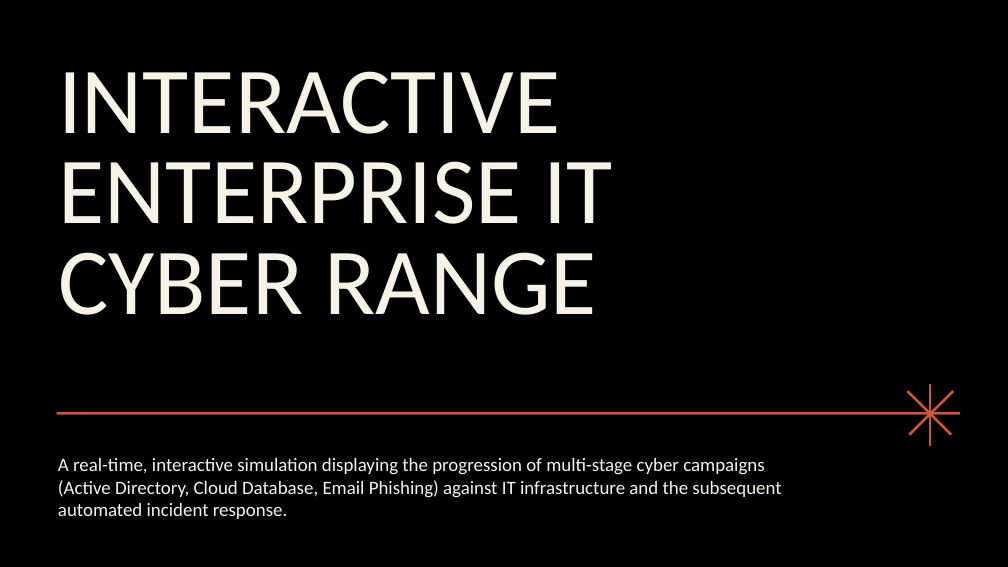
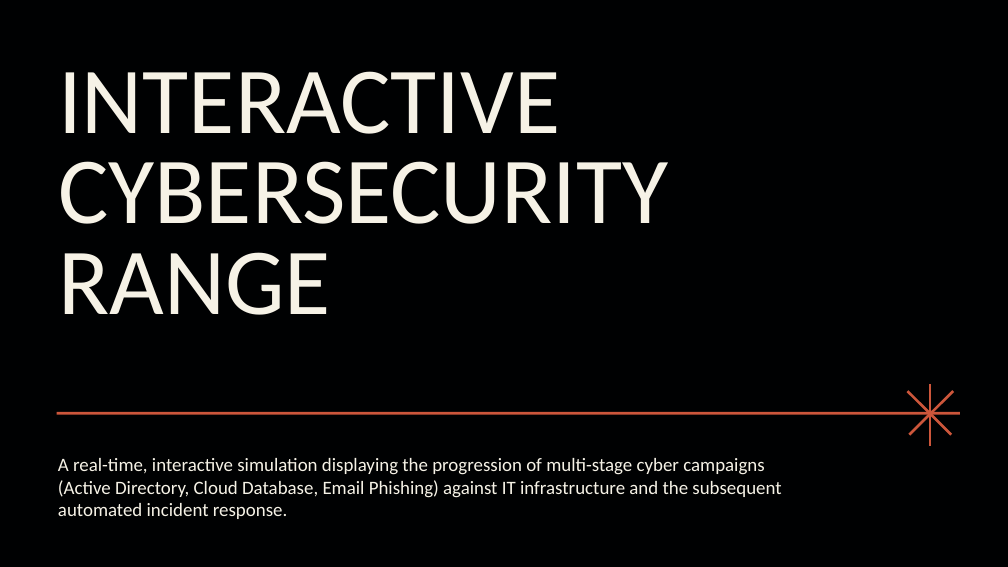
Before and after one commit to ericpang/cyber-simulator, a slide deck: slide 1 of slide_presentation.pptx. Drawn at 1008x567 pixels with LibreOffice and Linux fonts; fonts in the diff are those of the drawing. Boxes give left, top, right and bottom in pixels: in the first picture for what was removed or moved away, otherwise in the second. Text is boxed around its words. In the diff, an @@ line names an element or a change of style, - is before the commit and + after.

```diff
--- a/slide_presentation.pptx
+++ b/slide_presentation.pptx
@@ title at (58,71,668,315): text changed @@
-INTERACTIVE ENTERPRISE IT
-CYBER RANGE
+INTERACTIVE
+CYBERSECURITY RANGE
```
Also in this commit, not shown: 3 other slides changed, 1 other file.
